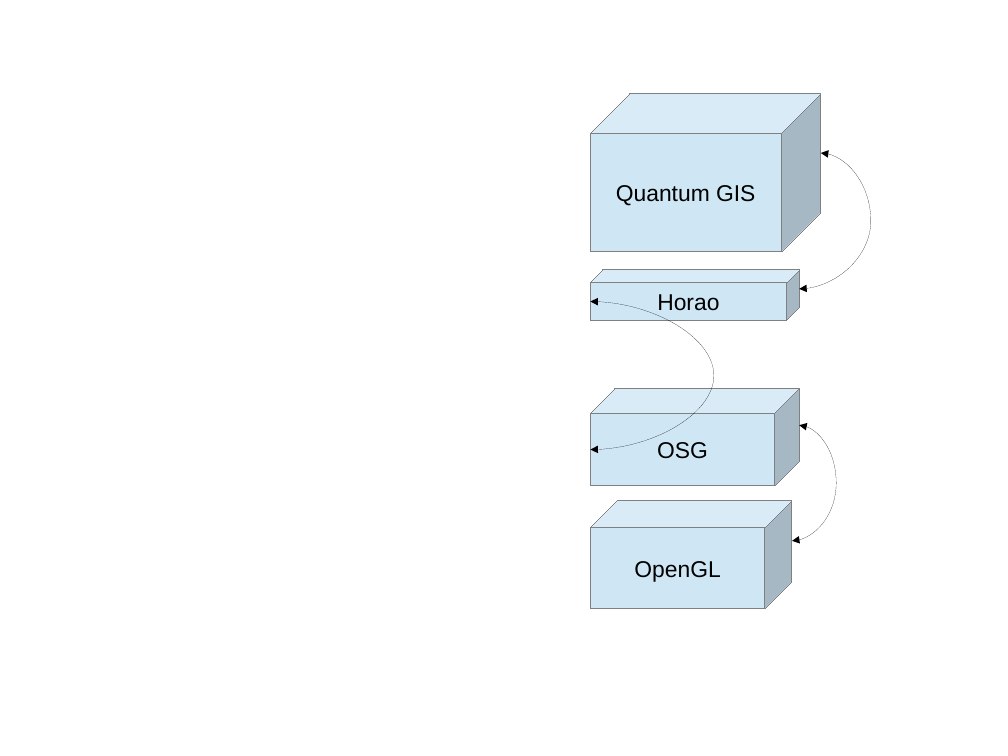
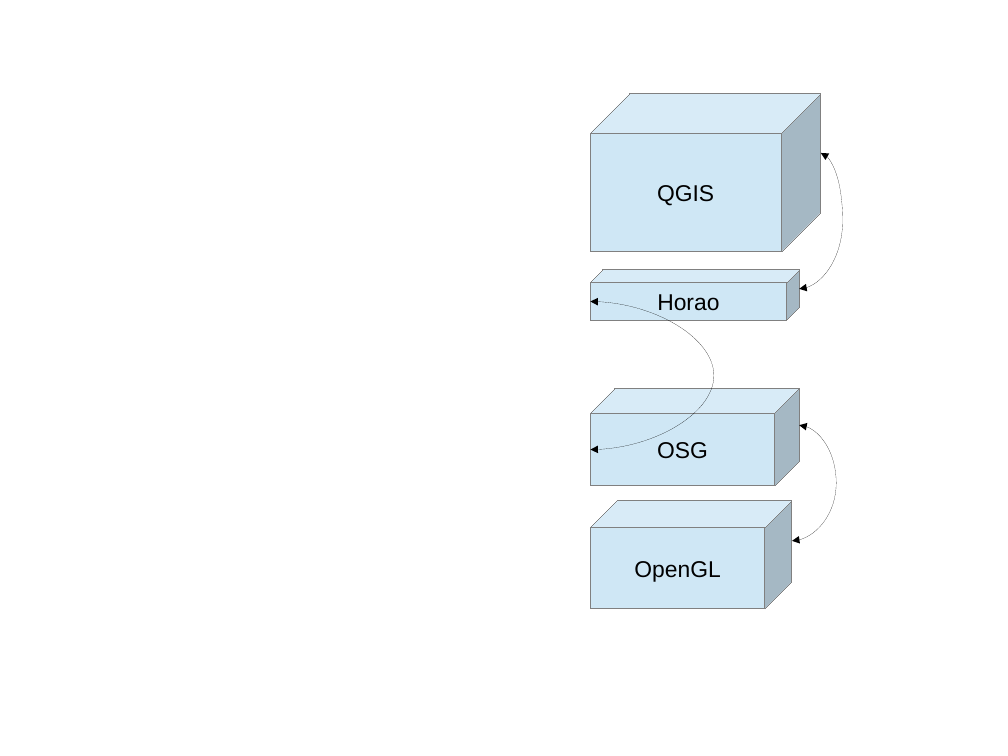
Before and after one commit to Oslandia/presentations, a slide deck: slide 18 of foss4g_2013/postgis_3d.odp. Drawn at 1008x756 pixels with LibreOffice and Linux fonts; fonts in the diff are those of the drawing. Boxes give left, top, right and bottom in pixels: in the first picture for what was removed or moved away, otherwise in the second. Text is boxed around its words. In the diff, an @@ line names an element or a change of style, - is before the commit and + after.

Commit message:
remove Quantum from QGIS name

```diff
--- a/foss4g_2013/postgis_3d.odp
+++ b/foss4g_2013/postgis_3d.odp
@@ curved double arrow (799, 289) - (821, 153): route changed @@
@@ text in cube at [657,185,714,206]: text changed @@
-Quantum GIS
+QGIS
```
Also in this commit, not shown: 1 other slide changed, 1 other file.
